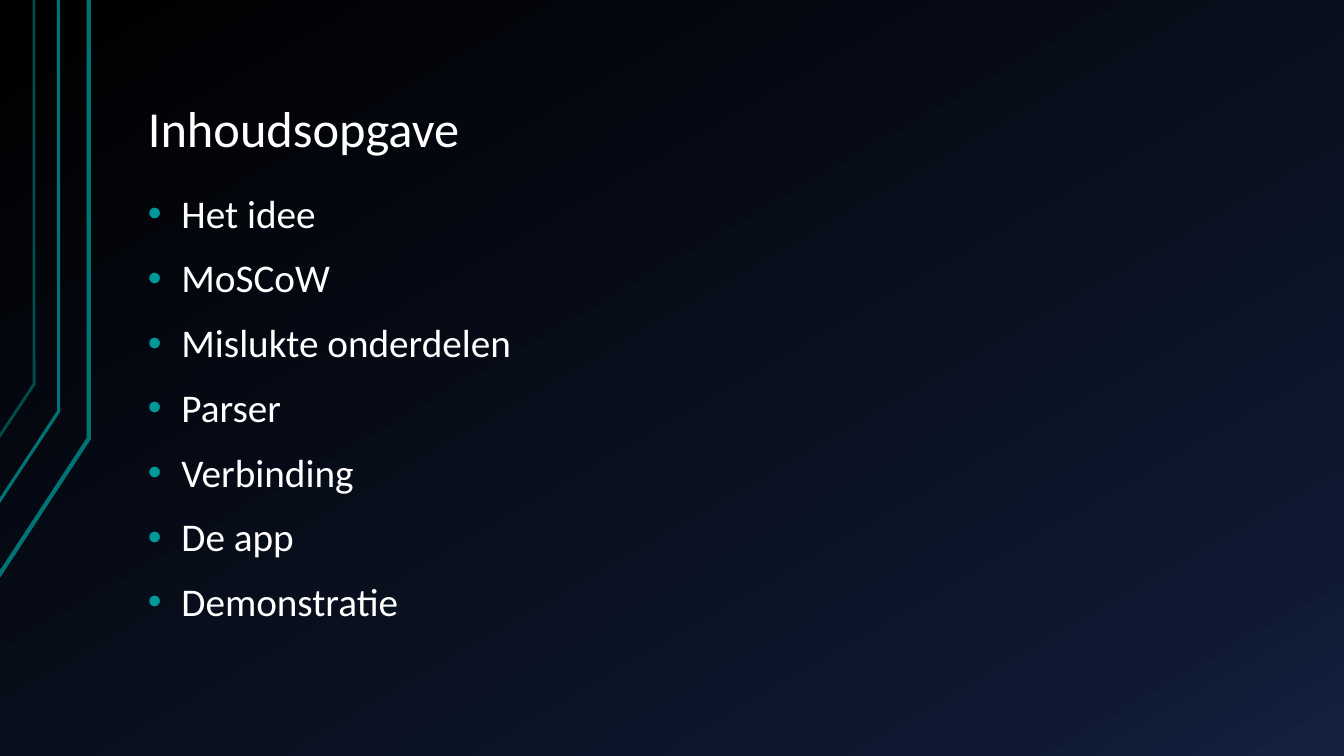
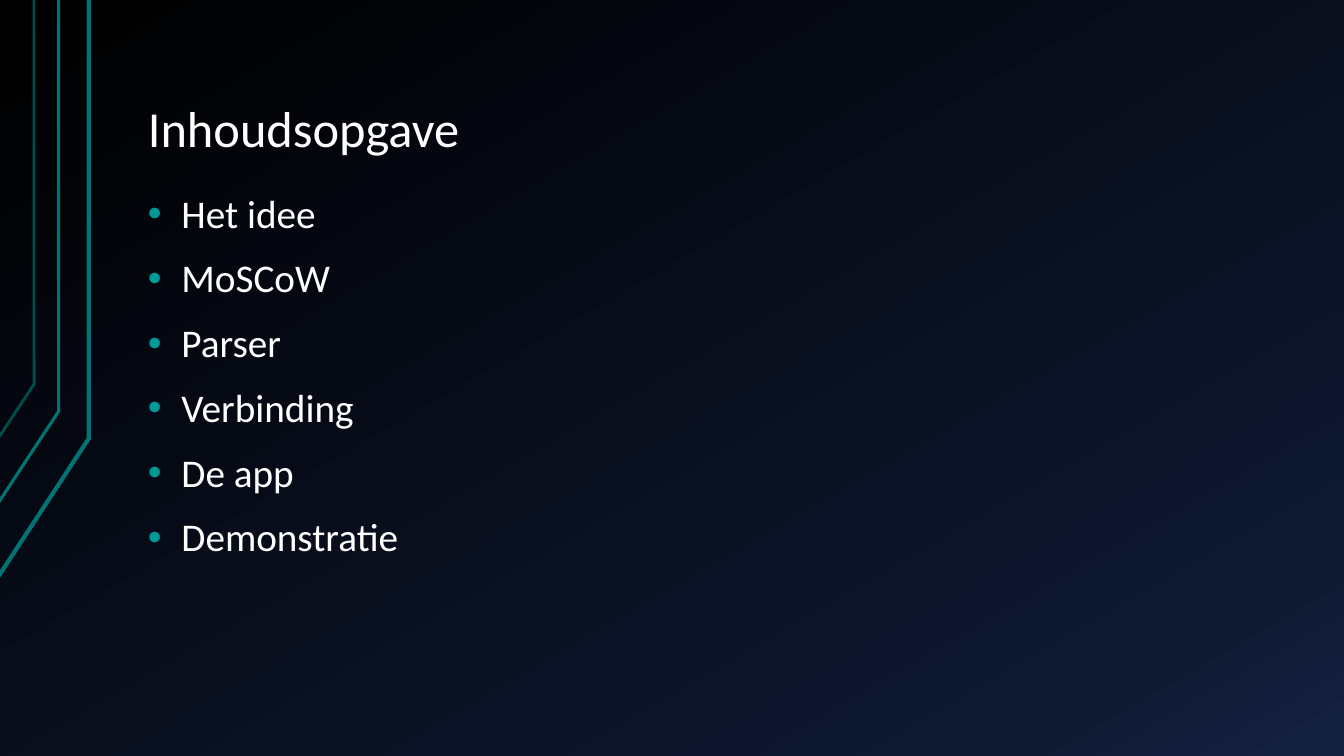
Before and after one commit to virtualvikings/battleofbots, a slide deck: slide 2 of documents/presentatie.pptx. Drawn at 1344x756 pixels with LibreOffice and Linux fonts; fonts in the diff are those of the drawing. Boxes give left, top, right and bottom in pixels: in the first picture for what was removed or moved away, otherwise in the second. Text is boxed around its words. In the diff, an @@ line names an element or a change of style, - is before the commit and + after.

```diff
--- a/documents/presentatie.pptx
+++ b/documents/presentatie.pptx
@@ text at box(181, 329, 510, 358): paragraph removed @@
-• Mislukte onderdelen
```
Also in this commit, not shown: 1 slide removed.
